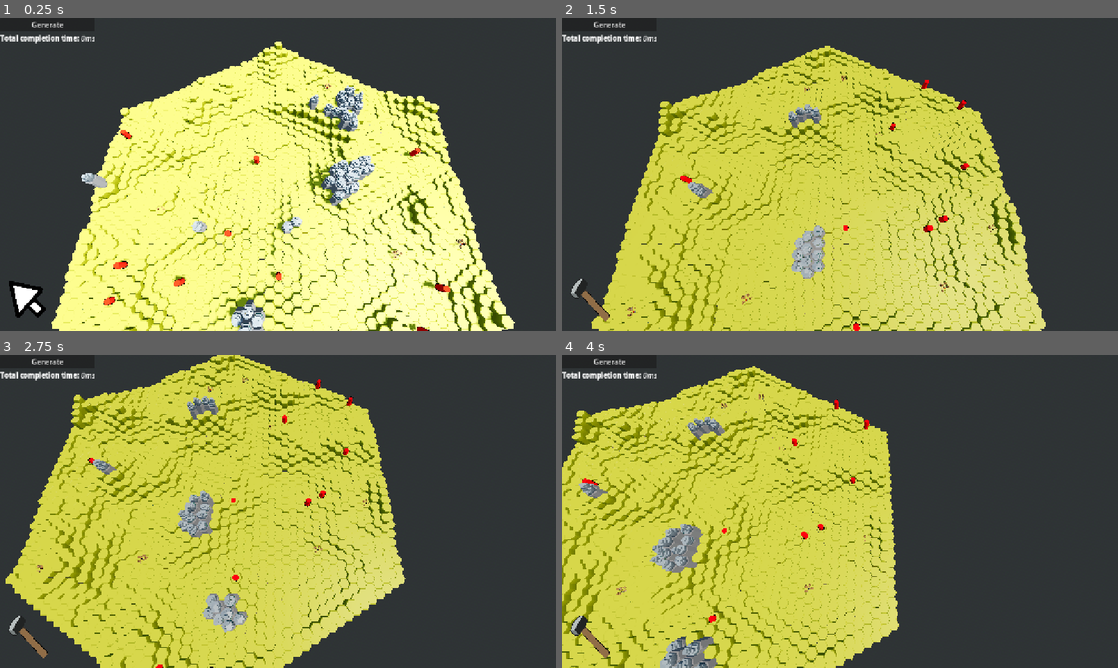
Above: before the commit, frames 1-4 (two rows, left to right).
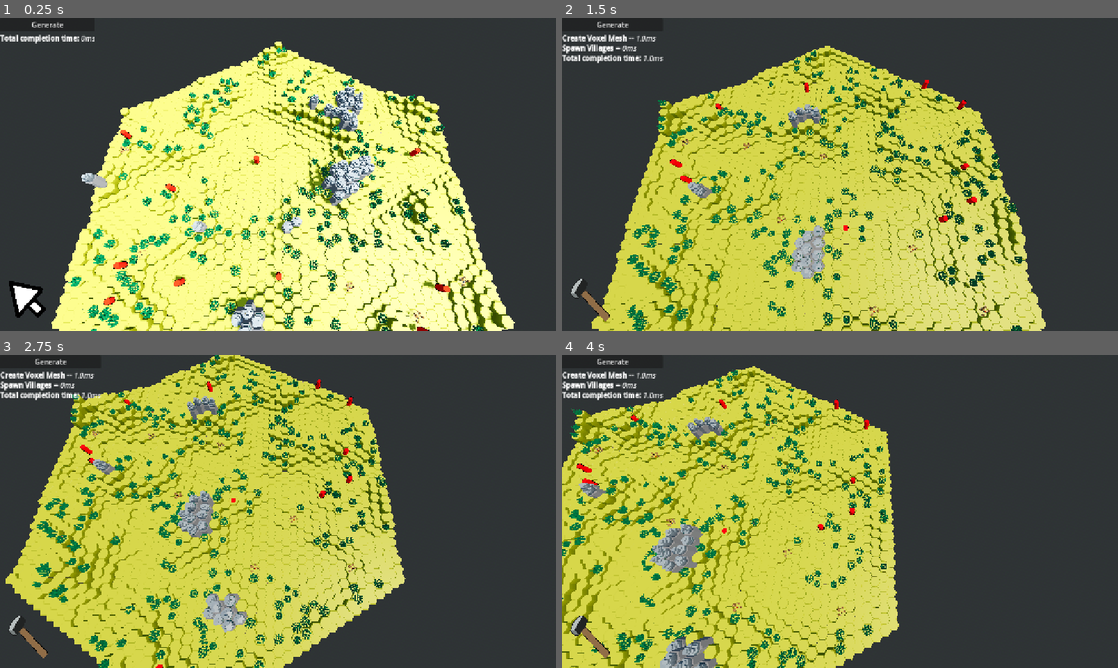
Above: after the commit, the same moments.

Repository: forzinkahd/HexaKingdomGameRepo
Game: Godot game, scene res://Scenes/GameScene.tscn
Two runs of this game, one before a commit and one after it. Both use one fixed random seed, a clock stepped at 60 frames per second and the inputs below.
Inputs (mouse positions are in pixels of both pictures, inside the frame that each line leads up to):
- Up to frame 1 (0.25 s): no input
- Up to frame 2 (1.5 s): click "Generate" at 0.5 s; tap Enter at 1.25 s; move the mouse to (962, 158) at 1.27 s; hold D (MoveRight) from 1.28 s (still down); tap 2 (Build) at 1.35 s; click (962, 158) at 1.42 s
- Up to frame 3 (2.75 s): move the mouse to (166, 527) at 2.02 s; release D (MoveRight) at 2.03 s; hold S (MoveBackwards) from 2.03 s (still down); click (166, 527) at 2.1 s
- Up to frame 4 (4 s): move the mouse to (895, 442) at 2.77 s; release S (MoveBackwards) at 2.78 s; hold D (MoveRight) 2.78-3.53 s; right-click (895, 442) at 2.85 s; move the mouse to (812, 574) at 3.52 s; hold W (MoveForward) from 3.53 s (still down); tap Q (RotateCameraLeft) at 3.6 s; click (812, 574) at 3.67 s

The runs differ from the first frame. In frame 1, 4.3% of the frame differs, in the area x 12-87%, y 9-100%; in frame 2, 5.3%; in frame 3, 5.5%, in the area x 0-70%, y 0-100%; in frame 4, 4.9%.

Commit message:
Implement forest cluster spawns

Diff:
--- a/Resources/world_theme.gd
+++ b/Resources/world_theme.gd
@@ -24,3 +24,10 @@
 @export var mountain_foundation_bottom_scene: PackedScene
 @export var mountain_min_height_units: int = 10
 @export_range(0.0, 1.0) var mountain_chance: float = 1.0
+
+@export_category("Forests")
+@export var tree_cluster_scenes: Array[PackedScene] = []
+@export var forest_chance: float = 0.25
+@export var forest_min_height_units: int = 2
+@export var forest_max_height_units: int = 20
+@export var forest_avoid_mountains: bool = true
--- a/Resources/world_theme_resource.tres
+++ b/Resources/world_theme_resource.tres
@@ -9,6 +9,9 @@
 [ext_resource type="PackedScene" uid="uid://rt1qpmhcyumk" path="res://Scenes/TerrainVoxels/tile_base_mountain_foundation_bottom.tscn" id="4_dmiqk"]
 [ext_resource type="PackedScene" uid="uid://byphhysv82hgg" path="res://Scenes/TerrainVoxels/tile_base_mountain_b.tscn" id="5_ckmn6"]
 [ext_resource type="PackedScene" uid="uid://byhc0yq1qpn5n" path="res://Scenes/TerrainVoxels/tile_base_mountain_c.tscn" id="6_dmiqk"]
+[ext_resource type="PackedScene" uid="uid://co5lj142ldel1" path="res://Scenes/NatureResources/obj_base_tree_small.tscn" id="10_0ye04"]
+[ext_resource type="PackedScene" uid="uid://chdi3bv783s30" path="res://Scenes/NatureResources/obj_base_tree_medium.tscn" id="11_ef15h"]
+[ext_resource type="PackedScene" uid="uid://3dr0erw1lk5u" path="res://Scenes/NatureResources/obj_base_tree_large.tscn" id="12_61onh"]
 
 [resource]
 script = ExtResource("1_n8hqk")
@@ -22,4 +25,5 @@
 mountain_scenes = Array[PackedScene]([ExtResource("4_87rje"), ExtResource("5_ckmn6"), ExtResource("6_dmiqk")])
 mountain_foundation_scene = ExtResource("4_ckmn6")
 mountain_foundation_bottom_scene = ExtResource("4_dmiqk")
+tree_cluster_scenes = Array[PackedScene]([ExtResource("10_0ye04"), ExtResource("11_ef15h"), ExtResource("12_61onh")])
 metadata/_custom_type_script = "uid://bfdmepmayfg4u"
--- /dev/null
+++ b/Scenes/NatureResources/obj_base_tree_large.tscn
@@ -0,0 +1,22 @@
+[gd_scene format=3 uid="uid://3dr0erw1lk5u"]
+
+[ext_resource type="Script" uid="uid://35qkb2aohnbk" path="res://Scenes/NatureResources/tree_cluster.gd" id="1_ld8l3"]
+[ext_resource type="PackedScene" uid="uid://cljgvvesstrv2" path="res://Assets/Meshes/Decorations/Nature/trees_A_large.gltf" id="2_am77c"]
+
+[sub_resource type="BoxShape3D" id="BoxShape3D_3ajte"]
+size = Vector3(1.3953857, 0.7597656, 1.3218384)
+
+[node name="obj_base_tree_large" type="Node3D" unique_id=841573127]
+script = ExtResource("1_ld8l3")
+max_hp = 10
+
+[node name="trees_A_large2" parent="." unique_id=143512085 instance=ExtResource("2_am77c")]
+transform = Transform3D(0.85, 0, 0, 0, 1, 0, 0, 0, 0.85, 0, 0, 0)
+
+[node name="StaticBody3D" type="StaticBody3D" parent="." unique_id=1822453748]
+
+[node name="CollisionShape3D" type="CollisionShape3D" parent="StaticBody3D" unique_id=250722636]
+transform = Transform3D(1, 0, 0, 0, 1, 0, 0, 0, 1, -0.034240723, 0.3857422, 0.025665283)
+shape = SubResource("BoxShape3D_3ajte")
+
+[node name="GPUParticles3D" type="GPUParticles3D" parent="." unique_id=971890130]
--- /dev/null
+++ b/Scenes/NatureResources/obj_base_tree_medium.tscn
@@ -0,0 +1,22 @@
+[gd_scene format=3 uid="uid://chdi3bv783s30"]
+
+[ext_resource type="PackedScene" uid="uid://frf1h0dthwum" path="res://Assets/Meshes/Decorations/Nature/trees_A_medium.gltf" id="1_nvlej"]
+[ext_resource type="Script" uid="uid://35qkb2aohnbk" path="res://Scenes/NatureResources/tree_cluster.gd" id="1_picay"]
+
+[sub_resource type="BoxShape3D" id="BoxShape3D_picay"]
+size = Vector3(1.451416, 0.8828125, 1.4310608)
+
+[node name="obj_base_tree_medium" type="Node3D" unique_id=78286678]
+script = ExtResource("1_picay")
+max_hp = 7
+
+[node name="trees_A_medium2" parent="." unique_id=1539728674 instance=ExtResource("1_nvlej")]
+transform = Transform3D(0.85, 0, 0, 0, 1, 0, 0, 0, 0.85, 0, 0, 0)
+
+[node name="StaticBody3D" type="StaticBody3D" parent="." unique_id=381057864]
+
+[node name="CollisionShape3D" type="CollisionShape3D" parent="StaticBody3D" unique_id=280887707]
+transform = Transform3D(1, 0, 0, 0, 1, 0, 0, 0, 1, -0.022583008, 0.4345703, 0.0617218)
+shape = SubResource("BoxShape3D_picay")
+
+[node name="GPUParticles3D" type="GPUParticles3D" parent="." unique_id=2019684039]
--- /dev/null
+++ b/Scenes/NatureResources/obj_base_tree_small.tscn
@@ -0,0 +1,21 @@
+[gd_scene format=3 uid="uid://co5lj142ldel1"]
+
+[ext_resource type="PackedScene" uid="uid://d4lksdy2m7kpm" path="res://Assets/Meshes/Decorations/Nature/trees_A_small.gltf" id="1_vrpb7"]
+[ext_resource type="Script" uid="uid://35qkb2aohnbk" path="res://Scenes/NatureResources/tree_cluster.gd" id="1_x0rjd"]
+
+[sub_resource type="BoxShape3D" id="BoxShape3D_bm528"]
+size = Vector3(1, 0.83618164, 1)
+
+[node name="obj_base_tree_small" type="Node3D" unique_id=2041389557]
+script = ExtResource("1_x0rjd")
+
+[node name="trees_A_small2" parent="." unique_id=1092405069 instance=ExtResource("1_vrpb7")]
+transform = Transform3D(0.85, 0, 0, 0, 1, 0, 0, 0, 0.85, 0, 0, 0)
+
+[node name="StaticBody3D" type="StaticBody3D" parent="." unique_id=386930949]
+
+[node name="CollisionShape3D" type="CollisionShape3D" parent="StaticBody3D" unique_id=343452440]
+transform = Transform3D(1, 0, 0, 0, 1, 0, 0, 0, 1, 0, 0.41638184, 0)
+shape = SubResource("BoxShape3D_bm528")
+
+[node name="GPUParticles3D" type="GPUParticles3D" parent="." unique_id=1638090540]
--- /dev/null
+++ b/Scenes/NatureResources/tree_cluster.gd
@@ -0,0 +1,56 @@
+extends Node3D
+class_name TreeCluster
+
+@export var max_hp: int = 5
+@export var logs_scene: PackedScene
+@export var poof_scene: PackedScene
+
+var _hp: int
+var _base_xform: Transform3D
+var _is_dead: bool = false
+var _shake_tween: Tween
+
+func _ready() -> void:
+	_hp = max_hp
+	_base_xform = transform
+
+func apply_chop(damage: int = 1) -> void:
+	if _is_dead:
+		return
+
+	_hp -= damage
+	_shake()
+
+	if _hp <= 0:
+		_die()
+
+func _shake() -> void:
+	if _shake_tween != null and _shake_tween.is_running():
+		_shake_tween.kill()
+
+	# quick cartoony wobble
+	_shake_tween = create_tween()
+	_shake_tween.set_trans(Tween.TRANS_SINE)
+	_shake_tween.set_ease(Tween.EASE_OUT)
+
+	var a := deg_to_rad(4.0)
+	_shake_tween.tween_property(self, "rotation:z", a, 0.06)
+	_shake_tween.tween_property(self, "rotation:z", -a, 0.08)
+	_shake_tween.tween_property(self, "rotation:z", 0.0, 0.06)
+
+func _die() -> void:
+	_is_dead = true
+
+	# VFX
+	if poof_scene != null:
+		var poof := poof_scene.instantiate() as Node3D
+		get_parent().add_child(poof)
+		poof.global_position = global_position
+
+	# Spawn logs
+	if logs_scene != null:
+		var logs := logs_scene.instantiate() as Node3D
+		get_parent().add_child(logs)
+		logs.global_position = global_position
+
+	queue_free()
--- a/scripts/WorldGen/Voxel/voxel_generator.gd
+++ b/scripts/WorldGen/Voxel/voxel_generator.gd
@@ -85,6 +85,7 @@
 	_spawn_columns(chunk)		# bottom geometry
 	_spawn_surface_tiles(chunk)	# top caps
 	_spawn_mountains(chunk)
+	_spawn_forests(chunk)
 
 	return chunk
 
@@ -440,6 +441,8 @@
 				chunk.add_child(pad)
 
 
+var _has_mountain_by_xz: Dictionary = {}
+
 func _spawn_mountains(chunk: Chunk) -> void:
 	if theme == null:
 		return
@@ -480,6 +483,7 @@
 		m.rotation.y = rng.randi_range(0, 5) * PI / 3
 
 		chunk.add_child(m)
+		_has_mountain_by_xz[v.grid_position_xz] = true
 
 		# replace foundation of mountain tile
 		if theme.mountain_foundation_scene != null:
@@ -515,6 +519,54 @@
 				chunk.add_child(new_bottom)
 				_bottom_by_xz[key] = new_bottom
 
+
+func _spawn_forests(chunk: Chunk) -> void:
+	if theme == null:
+		return
+	if theme.tree_cluster_scenes.is_empty():
+		return
+
+	var half_step_h: float = settings.voxel_height * 0.5
+
+	for v: Voxel in surface_voxels:
+		if v.buffer:
+			continue
+
+		# height band
+		if v.height_units < theme.forest_min_height_units:
+			continue
+		if v.height_units > theme.forest_max_height_units:
+			continue
+
+		# don't place on mountain tiles
+		if theme.forest_avoid_mountains and _has_mountain_by_xz.has(v.grid_position_xz):
+			continue
+
+		# chance (deterministic)
+		var rng := RandomNumberGenerator.new()
+		rng.seed = _tile_seed(v, 771231) # salt
+		if rng.randf() > theme.forest_chance:
+			continue
+
+		# pick variant
+		var idx := rng.randi_range(0, theme.tree_cluster_scenes.size() - 1)
+		var scene := theme.tree_cluster_scenes[idx]
+		if scene == null:
+			continue
+
+		var inst := scene.instantiate() as Node3D
+
+		# place on cap height
+		var y := float(v.height_units) * half_step_h
+		inst.position = Vector3(v.world_position.x, y, v.world_position.z)
+
+		# small random rotation looks nice
+		inst.rotation.y = rng.randf_range(0.0, TAU)
+
+		chunk.add_child(inst)
+
+		# mark tile unplaceable for villages/units if you want
+		v.placeable = false
 
 
 func _tile_seed(v: Voxel, salt: int) -> int:
--- a/scripts/WorldGen/object_placer.gd
+++ b/scripts/WorldGen/object_placer.gd
@@ -14,7 +14,7 @@
 			var random_key = WorldMap.surface_layer.keys().pick_random()
 			voxel = WorldMap.surface_layer[random_key]
 
-		if voxel.occupier != null: #voxel.type == VoxelData.voxel_type.WATER or
+		if voxel.occupier != null or not voxel.placeable: #voxel.type == VoxelData.voxel_type.WATER or
 			safety_count += 1
 			continue
 
Not shown, added: Scenes/NatureResources/tree_cluster.gd.uid
